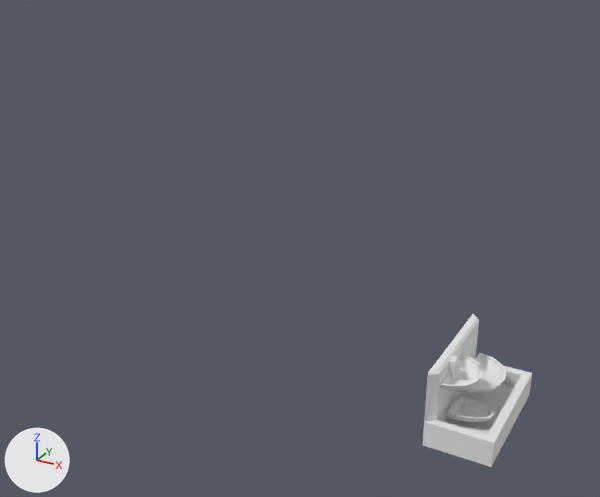
What one commit did to the FBX model ZA Groupe 2/Assets/Art/3D Models/Props/ME_Fountain_01.fbx.
Rendered twice from a camera (50 mm lens) standing at (4.0, -15.5, 11.0) and looking at (-10.5, 10.8, -2.2). Arrows for +X, +Y and +Z are at lower left; the lights stay in place. Where no turn or scale is listed for an object, it has been applied to the vertices.
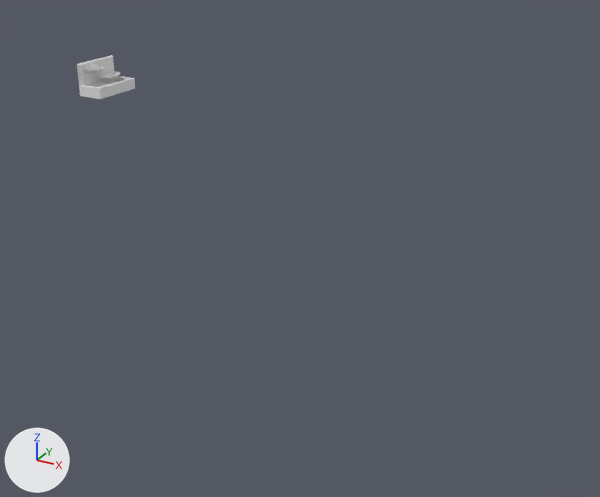
Scene script edits in JSON lines:
```json
{"block": "me_mesh", "where": "# used by ob_foutain; location = (0.0, 0.0, 0.0); scale = (0.01, 0.01, 0.01)"}
{"op": "remove", "block": "me_mesh", "code": "me_mesh.from_pydata(...)  # 127 vertices, 250 faces; spans x -75.0..75.0, y -150.0..150.0, z 0.0..180.0"}
{"op": "add", "block": "me_mesh", "code": "me_mesh.from_pydata(...)  # 346 vertices, 655 faces; spans x -75.0..75.0, y -150.0..150.0, z 0.0..180.0"}
{"block": "me_mesh", "change": "me_mesh part 1: a new loose piece of 73 vertices spanning x -46.0..47.0, y -92.0..-9.0, z 28.0..57.0"}
{"block": "me_mesh", "change": "me_mesh part 2: a new loose piece of 73 vertices spanning x -46.0..40.0, y -45.0..126.0, z 66.0..93.0"}
{"block": "me_mesh", "change": "me_mesh part 3: a new loose piece of 73 vertices spanning x -56.0..14.0, y -127.0..13.0, z 115.0..146.0"}
{"op": "remove", "block": "ob_sphere001", "code": ["ob_sphere001 = bpy.data.objects.new('Sphere001', me_mesh_001)", "ob_sphere001.location = (-0.56, -0.57, 1.46)"]}
{"op": "remove", "block": "ob_sphere002", "code": ["ob_sphere002 = bpy.data.objects.new('Sphere002', me_mesh_002)", "ob_sphere002.parent = ob_foutain", "ob_sphere002.location = (-45.76, 40.51, 92.79)", "ob_sphere002.rotation_euler = (0.0, -3.142, 0.0)  # degrees (0, -180, 0)", "ob_sphere002.scale = (-1.22, -1.22, -0.383)"]}
{"op": "remove", "block": "ob_sphere003", "code": ["ob_sphere003 = bpy.data.objects.new('Sphere003', me_mesh_003)", "ob_sphere003.location = (-0.46, -0.5, 0.57)"]}
{"op": "set", "path": "ob_foutain.location", "old": "(0.0, 0.0, 0.0)", "new": "(-28.48, 20.68, 0.0)"}
```

Location of each change, (x1, y1, x2, y2) in pixels of the pictures (600 x 497 px):
```json
{"object": "foutain", "change": "reshaped, moved", "before": [423, 314, 532, 467], "after": [77, 55, 135, 99], "on screen": "46% narrower, 71% shorter"}
{"object": "Sphere002", "change": "deleted", "before": [456, 353, 506, 393]}
{"object": "Sphere003", "change": "deleted", "before": [447, 394, 494, 422]}
{"object": "Sphere001", "change": "deleted", "before": [440, 354, 484, 390]}
{"part": 1, "of": "me_mesh", "change": "added", "after": [90, 82, 109, 87]}
{"part": 2, "of": "me_mesh", "change": "added", "after": [96, 71, 120, 79]}
{"part": 3, "of": "me_mesh", "change": "added", "after": [83, 65, 104, 74]}
```
